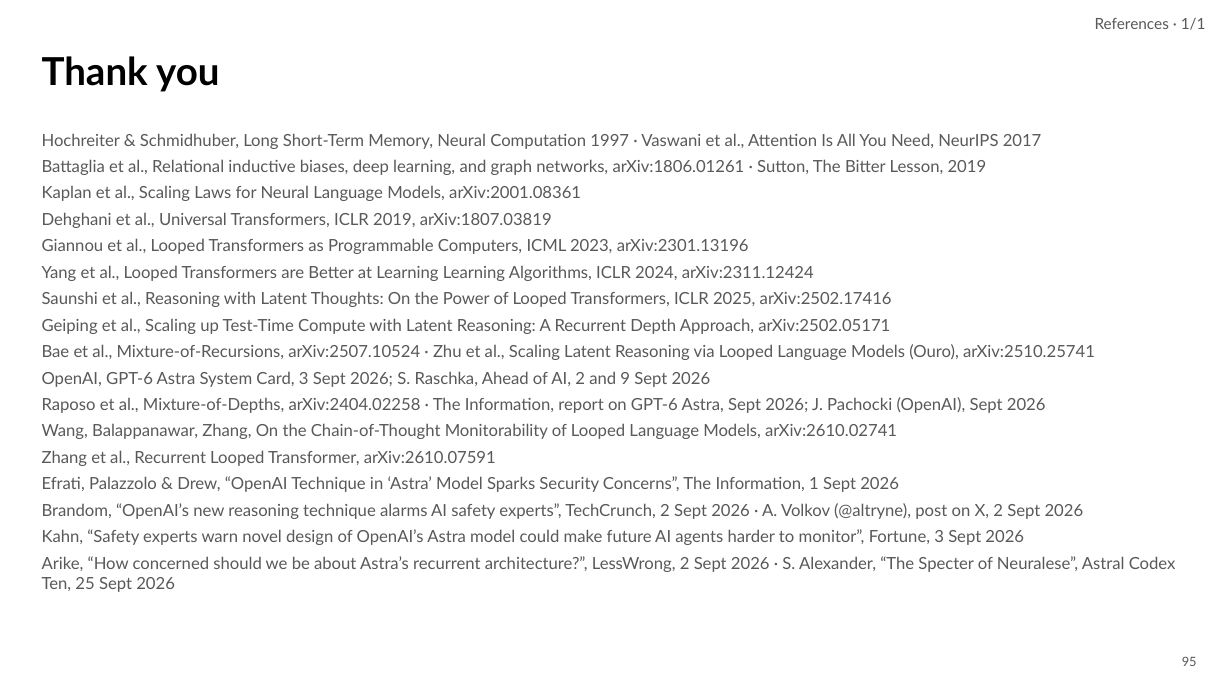
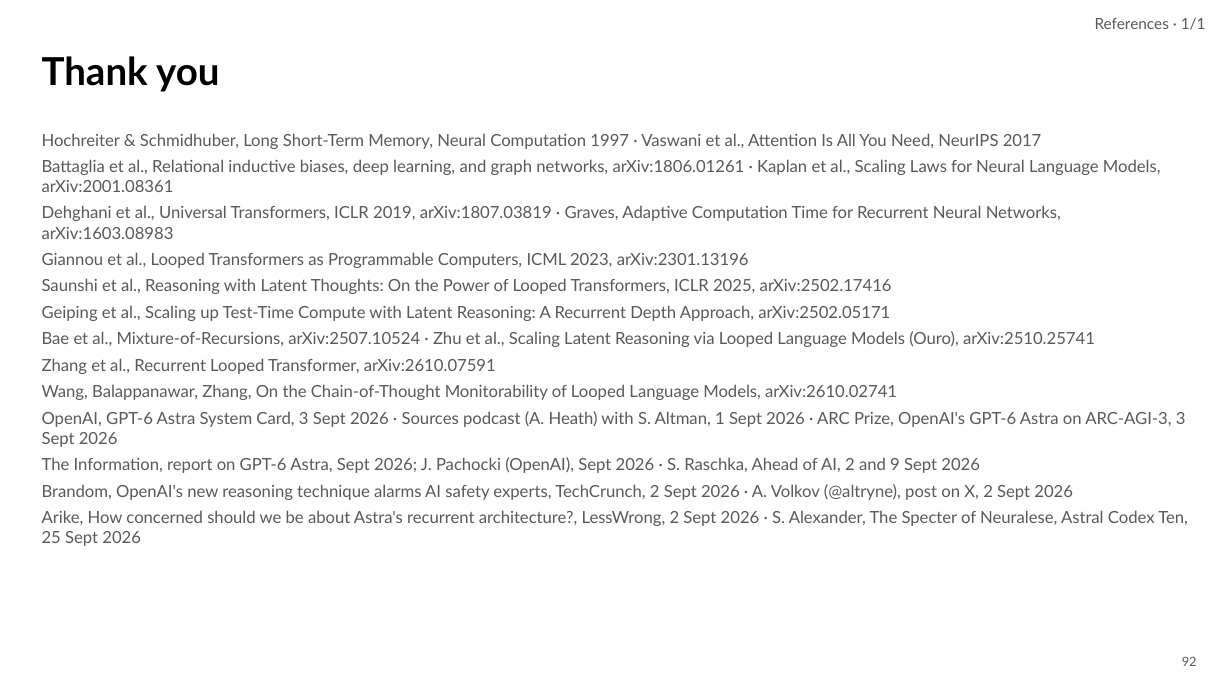
Before and after one commit to irregular6612/agi-hw2, a slide deck: slide 92 of build/out/looped-transformers.pptx (slide 95 before the commit). Drawn at 1232x693 pixels with LibreOffice and Linux fonts; fonts in the diff are those of the drawing. Boxes give left, top, right and bottom in pixels: in the first picture for what was removed or moved away, otherwise in the second. Text is boxed around its words. In the diff, an @@ line names an element or a change of style, - is before the commit and + after.

```diff
--- a/build/out/looped-transformers.pptx
+++ b/build/out/looped-transformers.pptx
@@ text at (x1=42, y1=159, x2=1161, y2=239): text changed @@
-Battaglia et al., Relational inductive biases, deep learning, and graph networks, arXiv:1806.01261 · Sutton, The Bitter Lesson, 2019
-Kaplan et al., Scaling Laws for Neural Language Models, arXiv:2001.08361
-Dehghani et al., Universal Transformers, ICLR 2019, arXiv:1807.03819
+Battaglia et al., Relational inductive biases, deep learning, and graph networks, arXiv:1806.01261 · Kaplan et al., Scaling Laws for Neural Language Models, arXiv:2001.08361
+Dehghani et al., Universal Transformers, ICLR 2019, arXiv:1807.03819 · Graves, Adaptive Computation Time for Recurrent Neural Networks, arXiv:1603.08983
@@ text at (x1=42, y1=265, x2=814, y2=281): paragraph removed @@
-Yang et al., Looped Transformers are Better at Learning Learning Algorithms, ICLR 2024, arXiv:2311.12424
@@ text at (x1=42, y1=358, x2=496, y2=374): text changed @@
-OpenAI, GPT-6 Astra System Card, 3 Sept 2026; S. Raschka, Ahead of AI, 2 and 9 Sept 2026
-Raposo et al., Mixture-of-Depths, arXiv:2404.02258 · The Information, report on GPT-6 Astra, Sept 2026; J. Pachocki (OpenAI), Sept 2026
+Zhang et al., Recurrent Looped Transformer, arXiv:2610.07591
@@ text at (x1=42, y1=411, x2=1188, y2=546): text changed @@
-Zhang et al., Recurrent Looped Transformer, arXiv:2610.07591
-Efrati, Palazzolo & Drew, “OpenAI Technique in ‘Astra’ Model Sparks Security Concerns”, The Information, 1 Sept 2026
-Brandom, “OpenAI’s new reasoning technique alarms AI safety experts”, TechCrunch, 2 Sept 2026 · A. Volkov (@altryne), post on X, 2 Sept 2026
-Kahn, “Safety experts warn novel design of OpenAI’s Astra model could make future AI agents harder to monitor”, Fortune, 3 Sept 2026
-Arike, “How concerned should we be about Astra’s recurrent architecture?”, LessWrong, 2 Sept 2026 · S. Alexander, “The Specter of Neuralese”, Astral Codex Ten, 25 Sept 2026
+OpenAI, GPT-6 Astra System Card, 3 Sept 2026 · Sources podcast (A. Heath) with S. Altman, 1 Sept 2026 · ARC Prize, OpenAI's GPT-6 Astra on ARC-AGI-3, 3 Sept 2026
+The Information, report on GPT-6 Astra, Sept 2026; J. Pachocki (OpenAI), Sept 2026 · S. Raschka, Ahead of AI, 2 and 9 Sept 2026
+Brandom, OpenAI's new reasoning technique alarms AI safety experts, TechCrunch, 2 Sept 2026 · A. Volkov (@altryne), post on X, 2 Sept 2026
+Arike, How concerned should we be about Astra's recurrent architecture?, LessWrong, 2 Sept 2026 · S. Alexander, The Specter of Neuralese, Astral Codex Ten, 25 Sept 2026
@@ page number at (x1=1182, y1=656, x2=1197, y2=666): text changed @@
-95
+92
```
Also in this commit, not shown: 21 other slides changed, 2 slides added, 5 slides removed, 13 other files.
